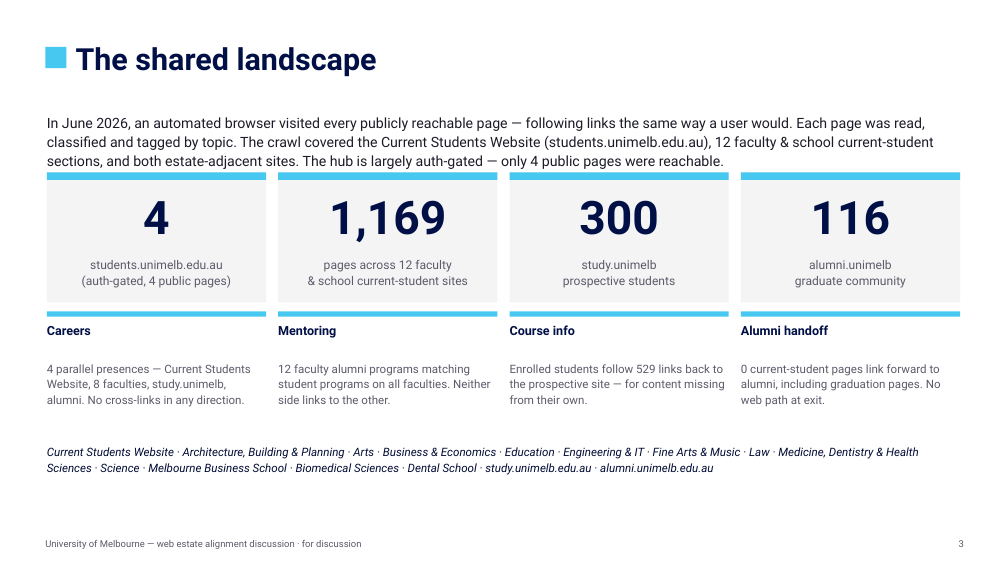
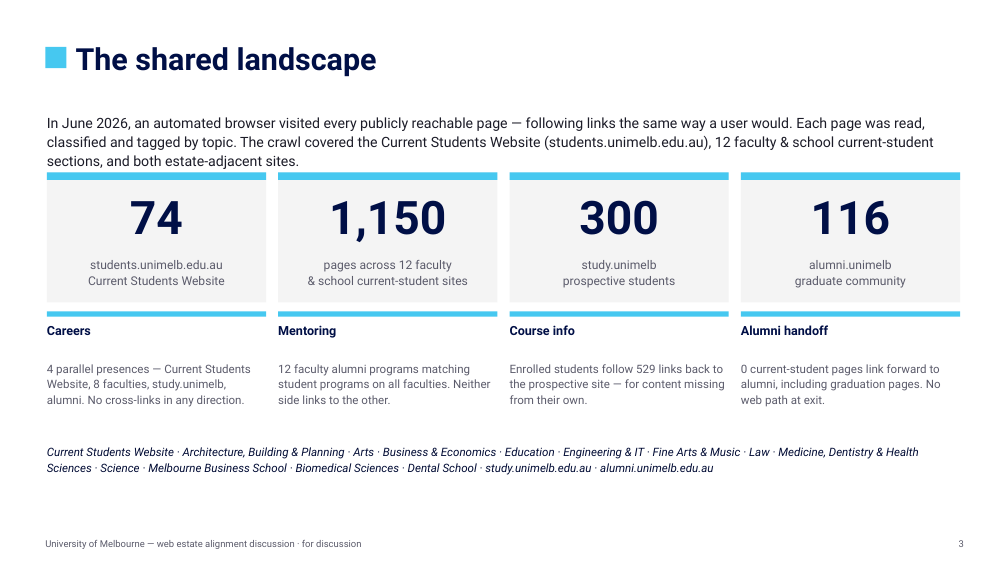
Before and after one commit to Enterprise-Services-Group/unimelb-current-students-ia, a slide deck: slide 3 of discussion-deck/Current-Students-EndToEnd-Discussion.pptx. Drawn at 1008x567 pixels with LibreOffice and Linux fonts; fonts in the diff are those of the drawing. Boxes give left, top, right and bottom in pixels: in the first picture for what was removed or moved away, otherwise in the second. Text is boxed around its words. In the diff, an @@ line names an element or a change of style, - is before the commit and + after.

```diff
--- a/discussion-deck/Current-Students-EndToEnd-Discussion.pptx
+++ b/discussion-deck/Current-Students-EndToEnd-Discussion.pptx
@@ text at [47, 117, 934, 169]: text changed @@
-In June 2026, an automated browser visited every publicly reachable page — following links the same way a user would. Each page was read, classified and tagged by topic. The crawl covered the Current Students Website (students.unimelb.edu.au), 12 faculty & school current-student sections, and both estate-adjacent sites. The hub is largely auth-gated — only 4 public pages were reachable.
+In June 2026, an automated browser visited every publicly reachable page — following links the same way a user would. Each page was read, classified and tagged by topic. The crawl covered the Current Students Website (students.unimelb.edu.au), 12 faculty & school current-student sections, and both estate-adjacent sites.
@@ text at [130, 201, 183, 234]: text changed @@
-4
+74
@@ text at [329, 200, 446, 242]: text changed @@
-1,169
+1,150
@@ text at [88, 276, 225, 285]: text changed @@
-(auth-gated, 4 public pages)
+Current Students Website
```
Also in this commit, not shown: 1 other slide changed, 1 other file.
